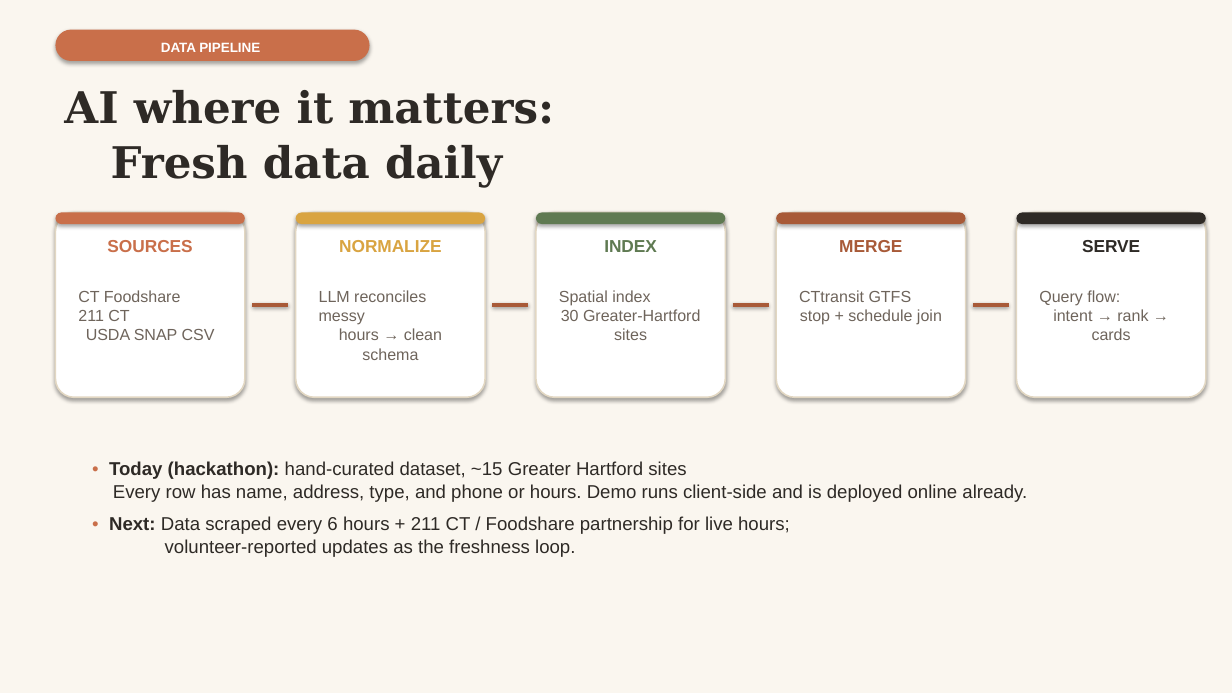
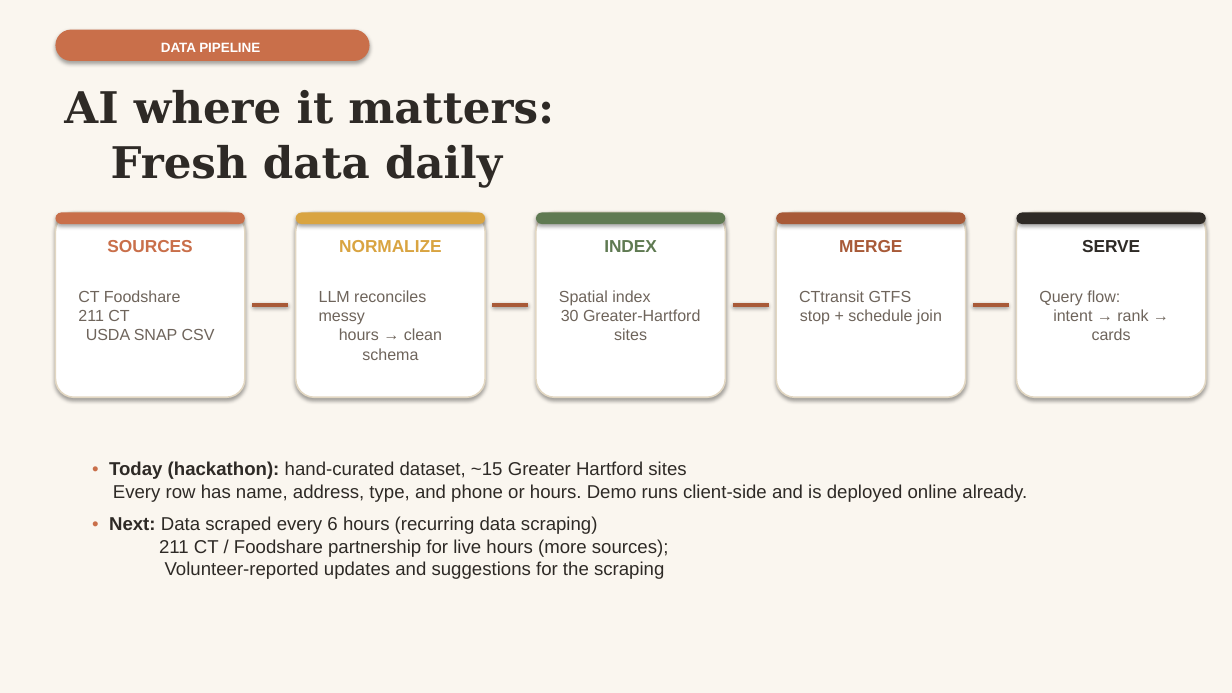
Before and after one commit to avantmehta/RAD, a slide deck: slide 5 of Modfied BurnsideAILabs_FoodAccess_Presentation.pptx. Drawn at 1232x693 pixels with LibreOffice and Linux fonts; fonts in the diff are those of the drawing. Boxes give left, top, right and bottom in pixels: in the first picture for what was removed or moved away, otherwise in the second. Text is boxed around its words. In the diff, an @@ line names an element or a change of style, - is before the commit and + after.

Commit message:
a
aa

```diff
--- a/Modfied BurnsideAILabs_FoodAccess_Presentation.pptx
+++ b/Modfied BurnsideAILabs_FoodAccess_Presentation.pptx
@@ text at (109,516,669,579): text changed @@
-• Next: Data scraped every 6 hours + 211 CT / Foodshare partnership for live hours;
-volunteer-reported updates as the freshness loop.
+• Next: Data scraped every 6 hours (recurring data scraping)
+211 CT / Foodshare partnership for live hours (more sources);
+Volunteer-reported updates and suggestions for the scraping
```
Also in this commit, not shown: 1 other slide changed.
